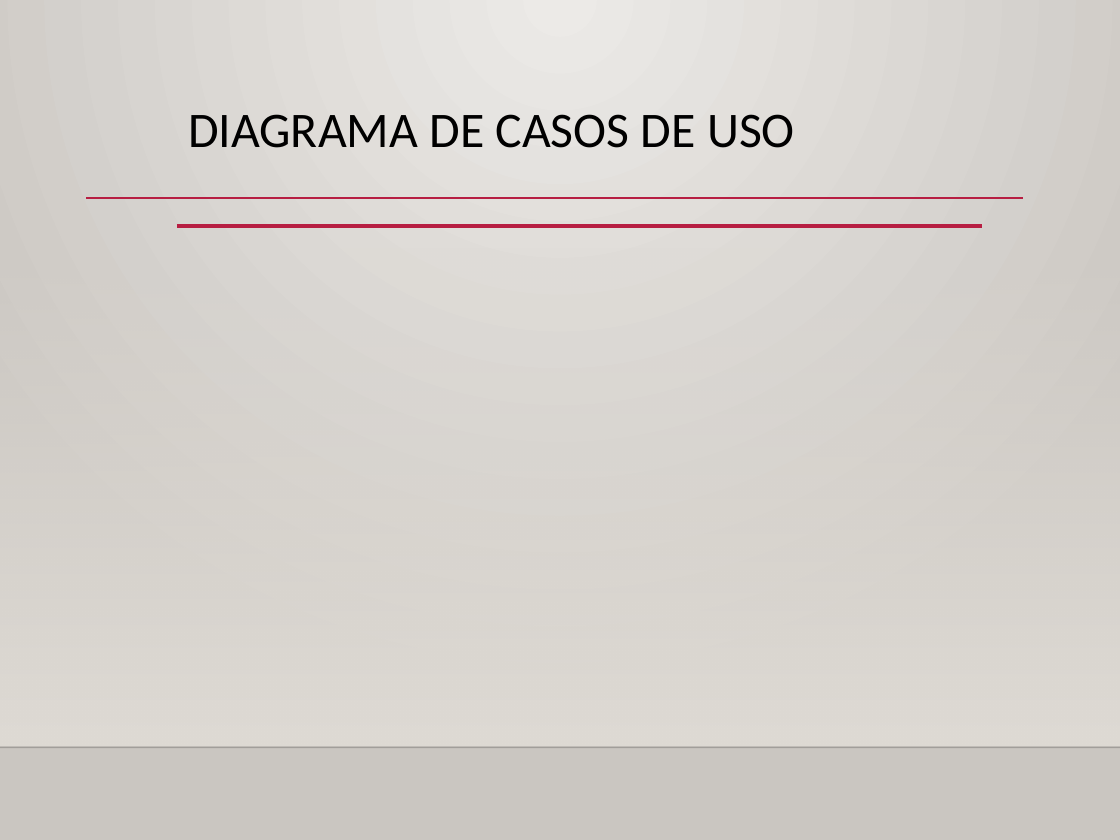
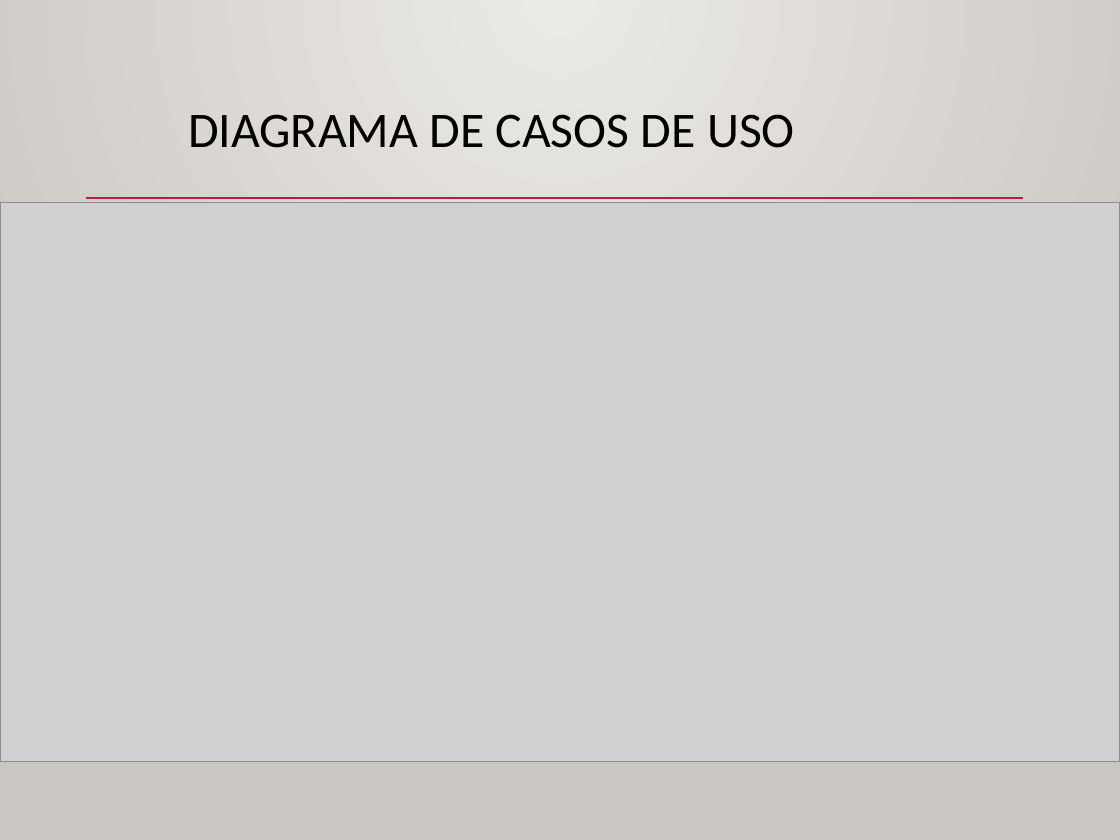
Before and after one commit to gabriellima09/DrinkIt, a slide deck: slide 20 of DrinkIt.WebApp/Artifacts/Apresentação TG - Drink-IT - Gabriel Lima - Gustavo da Rosa.pptx. Drawn at 1120x840 pixels with LibreOffice and Linux fonts; fonts in the diff are those of the drawing; grey boxes stand for pictures; background and template pictures are left out. Boxes give left, top, right and bottom in pixels: in the first picture for what was removed or moved away, otherwise in the second. Text is boxed around its words. In the diff, an @@ line names an element or a change of style, - is before the commit and + after.

```diff
--- a/DrinkIt.WebApp/Artifacts/Apresentação TG - Drink-IT - Gabriel Lima - Gustavo da Rosa.pptx
+++ b/DrinkIt.WebApp/Artifacts/Apresentação TG - Drink-IT - Gabriel Lima - Gustavo da Rosa.pptx
@@ picture added at box(0, 203, 1120, 762) @@
@@ line removed from (177, 226) to (982, 226) @@
```
Also in this commit, not shown: 4 other slides changed, 2 other files.
